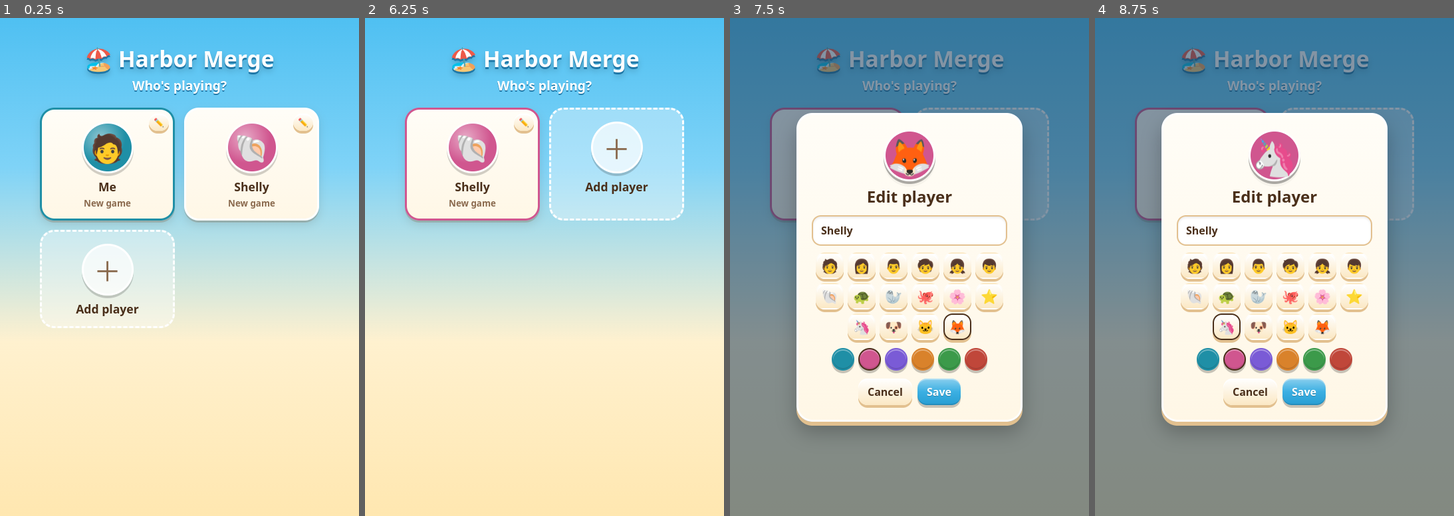
Above: before the commit, frames 1-4 (left to right).
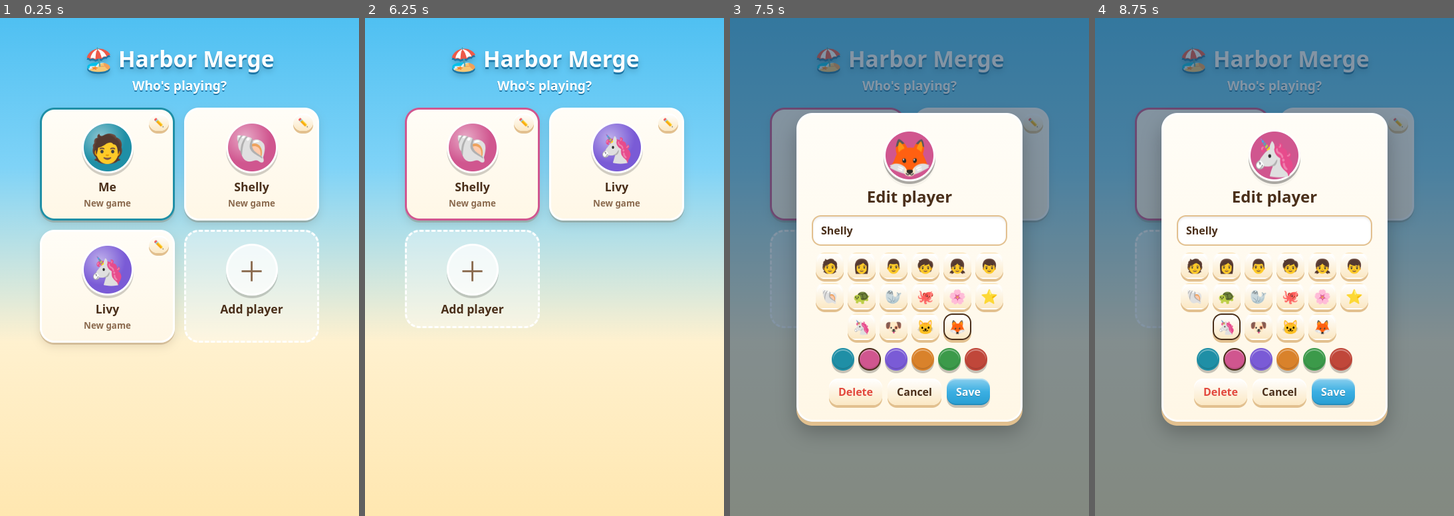
Above: after the commit, the same moments.

Repository: rosensweigj-per/Merge-Game
Game: browser game, page index.html
Two runs of this game, one before a commit and one after it. Both use one fixed random seed, a clock stepped at 60 frames per second and the inputs below.
Inputs (mouse positions are in pixels of both pictures, inside the frame that each line leads up to):
- Up to frame 1 (0.25 s): no input
- Up to frame 2 (6.25 s): click (544, 102) at 0.27 s; click (544, 112) at 1.07 s; click "✏️" at 1.27 s; click (476, 92) at 1.67 s; click "#1f8fa6" at 1.87 s; press the mouse at (612, 87) at 2.27 s; release the mouse at (544, 82) at 2.4 s; click "🌸" at 2.47 s; click (594, 117) at 2.87 s; click "🦭" at 3.07 s; click (461, 122) at 3.47 s; click "Cancel" at 3.67 s; press the mouse at (544, 82) at 4.07 s; release the mouse at (512, 132) at 4.2 s; click "✏️" at 4.27 s; click (645, 107) at 4.67 s; click "🐱" at 4.87 s; click (443, 102) at 5.27 s; click "Delete" at 5.47 s; press the mouse at (512, 132) at 5.87 s; release the mouse at (476, 92) at 6 s; click "Delete" at 6.07 s
- Up to frame 3 (7.5 s): click (941, 72) at 6.47 s; click "✏️" at 6.67 s; click (909, 112) at 7.07 s; click "🦊" at 7.27 s
- Up to frame 4 (8.75 s): press the mouse at (1206, 92) at 7.67 s; release the mouse at (1191, 122) at 7.8 s; click "🧒" at 7.87 s; click (1342, 87) at 8.27 s; click "🦄" at 8.47 s

The runs differ from the first frame. In frame 1, 7.7% of the frame differs, in the area x 11-89%, y 42-66%; in frame 2, 11%, in the area x 11-89%, y 18-63%; in frame 3, 3.2%; in frame 4, 3.2%.

Commit message:
Add Livy as a default player profile
Livy (purple, unicorn avatar) is added for new installs and appears
automatically for existing installs; other profiles, renames and
deleted defaults are left as they were.

Co-Authored-By: Claude Opus 5.5 <noreply@anthropic.com>
Claude-Session: https://claude.ai/code/session_01EpKapxkhWBVt1mrK9icig8

Diff:
--- a/js/data.js
+++ b/js/data.js
@@ -181,6 +181,7 @@
 const DEFAULT_PLAYERS = [
   { name: 'Me', avatar: '🧑', color: '#1f8fa6' },
   { name: 'Shelly', avatar: '🐚', color: '#d0568f' },
+  { name: 'Livy', avatar: '🦄', color: '#7a5bd6' },
 ];
 
 // ---------------------------------------------------------------- progression goals
--- a/js/game.js
+++ b/js/game.js
@@ -117,15 +117,28 @@
   function loadProfiles() {
     try {
       const p = JSON.parse(localStorage.getItem(PROFILES_KEY));
-      if (p && Array.isArray(p.list) && p.list.length) return p;
+      if (p && Array.isArray(p.list) && p.list.length) return addNewDefaults(p);
     } catch (_) { /* ignore */ }
-    const list = DEFAULT_PLAYERS.map((d) => ({ id: newId() + d.name.length, ...d }));
+    const list = DEFAULT_PLAYERS.map((d, i) => ({ id: newId() + i, ...d }));
     // Carry a pre-profiles save over to the first player.
     try {
       const old = localStorage.getItem(LEGACY_SAVE_KEY);
       if (old) { localStorage.setItem(saveKey(list[0].id), old); localStorage.removeItem(LEGACY_SAVE_KEY); }
     } catch (_) { /* ignore */ }
-    return { list, current: list[0].id };
+    return { list, current: list[0].id, seeded: DEFAULT_PLAYERS.map((d) => d.name) };
+  }
+
+  // Default players added in later versions (e.g. Livy) appear for existing installs,
+  // but a default player someone deleted is not brought back.
+  function addNewDefaults(p) {
+    // Installs from before this field existed were seeded with Me + Shelly.
+    if (!p.seeded) p.seeded = ['Me', 'Shelly'];
+    DEFAULT_PLAYERS.forEach((d, i) => {
+      if (p.seeded.includes(d.name)) return;
+      if (!p.list.some((x) => x.name === d.name)) p.list.push({ id: newId() + i, ...d });
+      p.seeded.push(d.name);
+    });
+    return p;
   }
 
   function applyTheme() {
